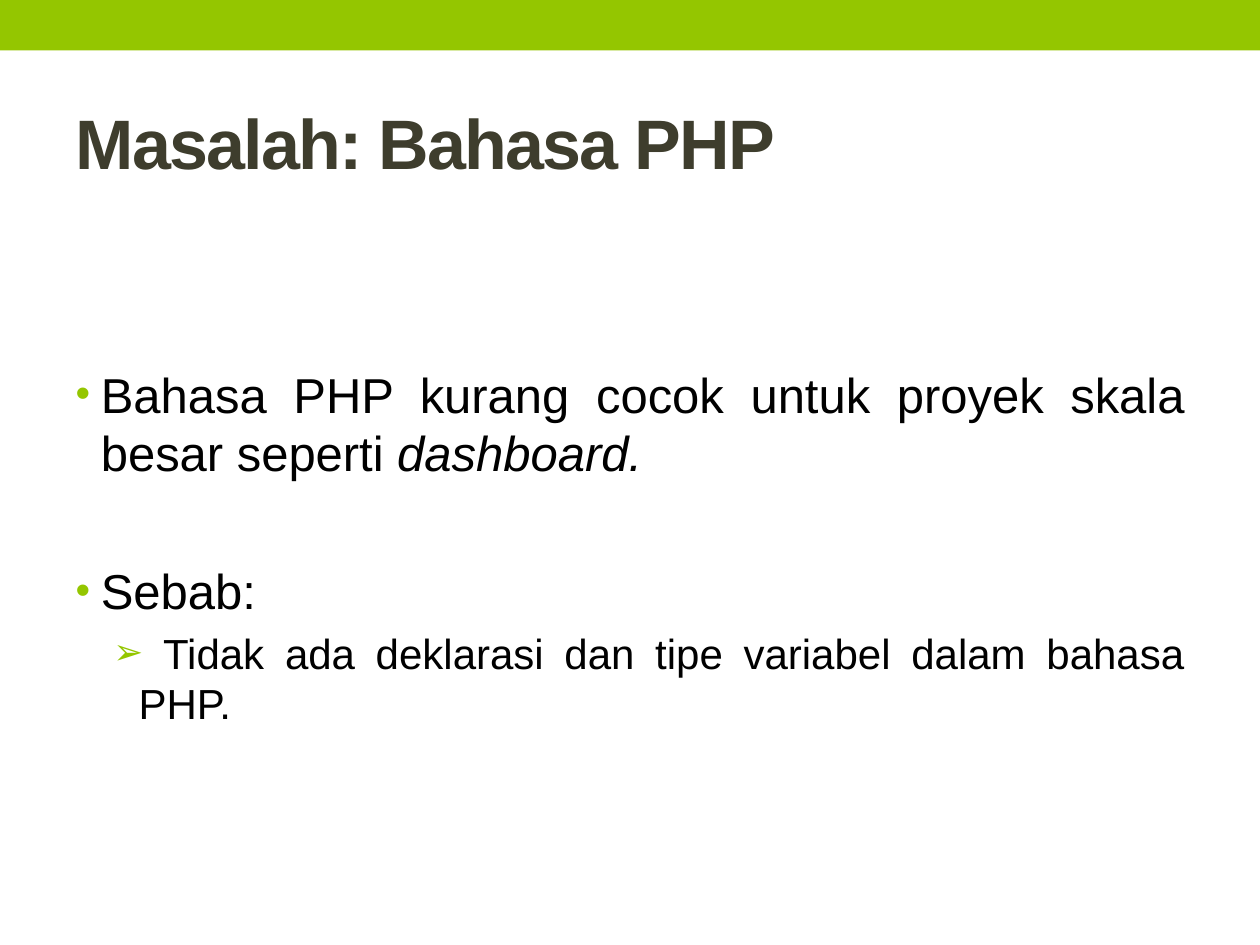
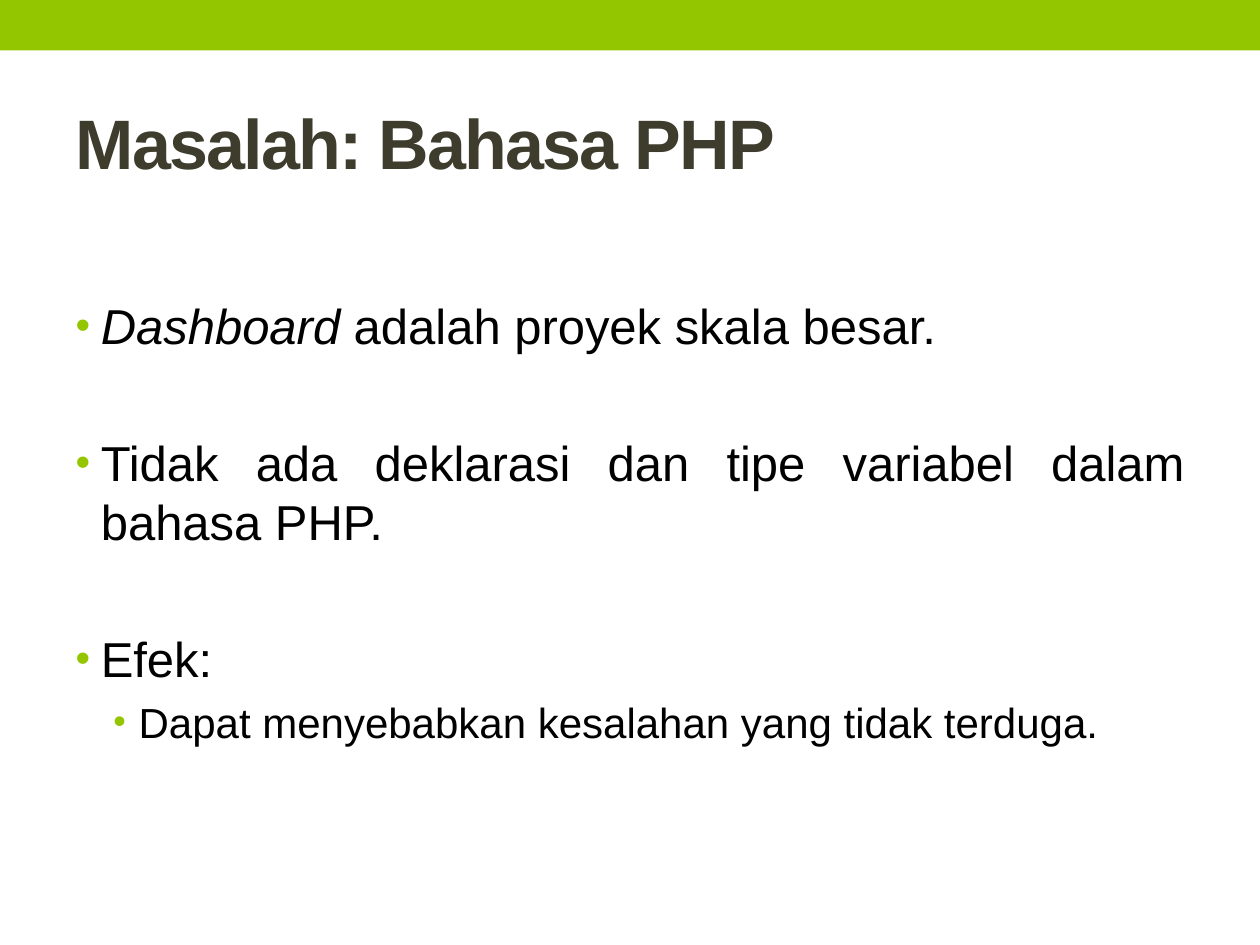
Before and after one commit to TommyAdhityaThe/Skripsi, a slide deck: slide 12 of doc/Presentasi/Review.pptx. Drawn at 1260x945 pixels with LibreOffice and Linux fonts; fonts in the diff are those of the drawing. Boxes give left, top, right and bottom in pixels: in the first picture for what was removed or moved away, otherwise in the second. Text is boxed around its words. In the diff, an @@ line names an element or a change of style, - is before the commit and + after.

```diff
--- a/doc/Presentasi/Review.pptx
+++ b/doc/Presentasi/Review.pptx
@@ text at bbox=[101, 308, 936, 354]: text changed @@
-• Bahasa PHP kurang cocok untuk proyek skala besar seperti dashboard.
-• Sebab:
+• Dashboard adalah proyek skala besar.
@@ text at bbox=[101, 445, 1184, 541]: size 24 to 28 pt in "Tidak ada deklarasi dan tipe variabel dalam ..."; bullet ➢ to •; list level 2 to 1 in "Tidak ada deklarasi dan tipe ..." @@
@@ text at bbox=[101, 641, 1098, 746]: paragraphs added @@
+• Efek:
+  • Dapat menyebabkan kesalahan yang tidak terduga.
```
Also in this commit, not shown: 24 other slides changed, 22 slides added, 11 slides removed, 18 other files.
